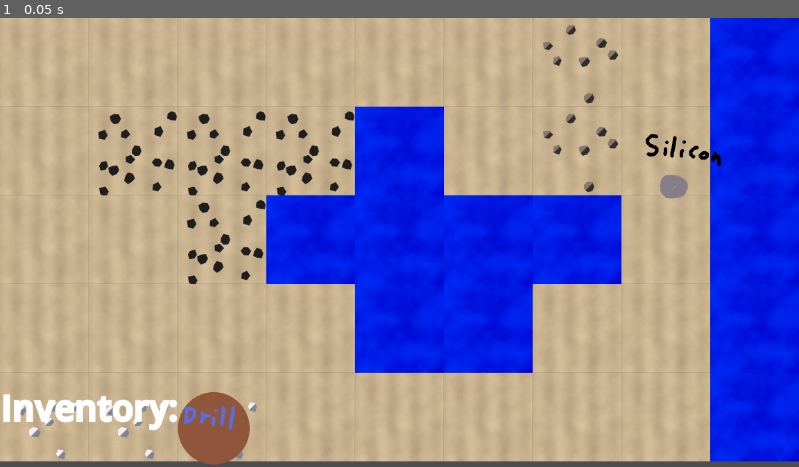
Above: before the commit, frame 1.
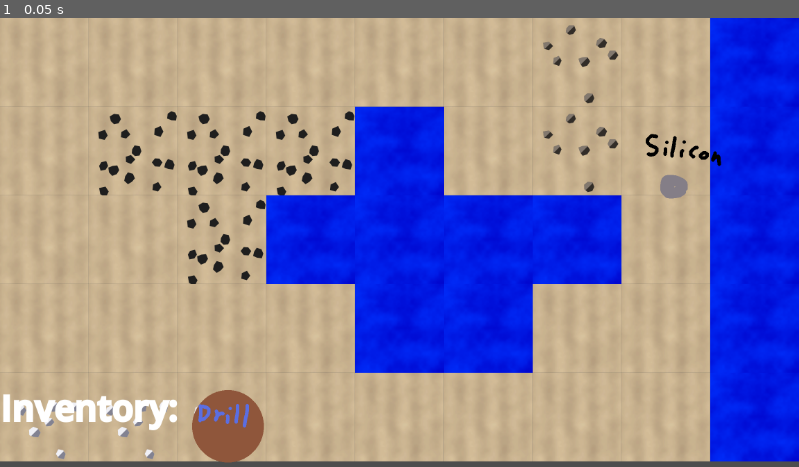
Above: after the commit, the same moment.

Repository: Icewav3/godot-factory-game
Game: Godot game, scene res://Assets/Scenes/main.tscn
The game is run twice, just before and just after one commit, with the same random seed, the same clock (stepped at 60 frames per second) and the same inputs. The engine's default icon, where the game draws it, is replaced by a stand-in: a white triangle on a blue panel in a dark square.
Inputs:
- Up to frame 1 (0.05 s): no input

The runs differ from the first frame. In frame 1, 0.8% of the frame differs, in the area x 22-34%, y 82-100%.

Commit message:
aaaaaaaaaaaaa

Diff:
--- a/Assets/Scenes/Buildables/Drills/BaseDrill.gd
+++ b/Assets/Scenes/Buildables/Drills/BaseExtractor.gd
@@ -1,6 +1,6 @@
-# Drills/BaseDrill.gd
+# Drills/BaseExtractor.gd
 extends Node2D
-class_name BaseDrill
+class_name BaseExtractor
 
 @export var mining_rate: float = 1.0    # Units per extraction cycle (can be used by subclasses)
 @export var fuel_usage: float = 0.5     # Amount of fuel consumed per cycle (can be used by subclasses)
--- /dev/null
+++ b/Assets/Scenes/Buildables/Drills/FreeDrill/BasicDrill.tscn
@@ -0,0 +1,14 @@
+[gd_scene load_steps=4 format=3 uid="uid://dgrh05yb8314g"]
+
+[ext_resource type="Script" uid="uid://ueitu1uilnlt" path="res://Assets/Scenes/Buildables/Drills/FreeDrill/FreeDrill.gd" id="1_uwub3"]
+[ext_resource type="PackedScene" uid="uid://dyefxrc4a8n7a" path="res://Assets/Components/InventoryComponent.tscn" id="2_5u0g0"]
+[ext_resource type="Texture2D" uid="uid://bylqno1jgdhrp" path="res://icon.svg" id="2_xbsg2"]
+
+[node name="BasicDrill" type="Node2D"]
+script = ExtResource("1_uwub3")
+
+[node name="Sprite2D" type="Sprite2D" parent="."]
+texture = ExtResource("2_xbsg2")
+centered = false
+
+[node name="InventoryComponent" parent="." instance=ExtResource("2_5u0g0")]
--- /dev/null
+++ b/Assets/Scenes/Buildables/Drills/FreeDrill/FreeDrill.gd
@@ -0,0 +1,43 @@
+# Drills/FreeDrill/FreeDrill.gd
+extends BaseExtractor
+
+@export var extraction_interval: float = 5.0  # Time in seconds per resource extraction (increased for slow extraction)
+var timer: float = 0.0
+
+func _ready() -> void:
+	super._ready() # Call the parent's _ready() function
+	set_process(true) # Ensure _process is running
+
+func _process(delta: float) -> void:
+	if _is_paused:
+		return  # Don't process if paused
+
+	timer += delta
+	if timer >= extraction_interval:
+		timer = 0.0
+		_extract()
+
+func _extract() -> void:
+	var world = get_parent()
+	var ore_tilemap = world.get_node_or_null("OreLayer")
+	var ground_tilemap = world.get_node_or_null("GroundLayer")
+
+	if not ore_tilemap or not ground_tilemap:
+		print("Error: One or both tilemap layers are missing on " + name + "!")
+		return
+
+	var local_pos = ore_tilemap.to_local(global_position)
+	var cell = ore_tilemap.local_to_map(local_pos)
+
+	var material = _get_material_from_tilemap(ore_tilemap, cell)
+	if not material:
+		material = _get_material_from_tilemap(ground_tilemap, cell)
+
+	if material:
+		inventory.add_resource(material, 1)  # Add extracted material to inventory
+	else:
+		print(name + ": No extractable material found.")
+
+func consume_fuel(fuel_amount: float) -> bool:
+	# This drill doesn't consume fuel, so always return true.
+	return true
--- a/Assets/Scenes/Buildables/Drills/WaterDrill.tscn
+++ /dev/null
@@ -1,14 +0,0 @@
-[gd_scene load_steps=4 format=3 uid="uid://cy68w724iyxdc"]
-
-[ext_resource type="Script" uid="uid://bqfsfi4md2tcf" path="res://Assets/Scenes/Buildables/Drills/WaterDrill.gd" id="1_01uk1"]
-[ext_resource type="Texture2D" uid="uid://b5fjv65005m88" path="res://Assets/Sprites/Placeholder/DrillTemp.png" id="1_3gh2u"]
-[ext_resource type="PackedScene" uid="uid://dyefxrc4a8n7a" path="res://Assets/Components/InventoryComponent.tscn" id="3_2e3go"]
-
-[node name="Drill" type="Node2D"]
-script = ExtResource("1_01uk1")
-
-[node name="Sprite2D" type="Sprite2D" parent="."]
-texture = ExtResource("1_3gh2u")
-centered = false
-
-[node name="InventoryComponent" parent="." instance=ExtResource("3_2e3go")]
--- a/Assets/Scenes/Buildables/Drills/WaterDrill.gd
+++ b/Assets/Scenes/Buildables/Drills/WaterDrill/WaterDrill.gd
@@ -1,5 +1,5 @@
-# Drills/WaterDrill.gd
-extends BaseDrill
+# Drills/WaterDrill/WaterDrill.gd
+extends BaseExtractor
 
 @export var extraction_interval: float = 1.0  # Time in seconds per resource extraction
 var timer: float = 0.0
--- /dev/null
+++ b/Assets/Scenes/Buildables/Drills/WaterDrill/WaterDrill.tscn
@@ -0,0 +1,14 @@
+[gd_scene load_steps=4 format=3 uid="uid://cy68w724iyxdc"]
+
+[ext_resource type="Script" uid="uid://bqfsfi4md2tcf" path="res://Assets/Scenes/Buildables/Drills/WaterDrill/WaterDrill.gd" id="1_70bf1"]
+[ext_resource type="Texture2D" uid="uid://b5fjv65005m88" path="res://Assets/Sprites/Placeholder/DrillTemp.png" id="2_t5kf0"]
+[ext_resource type="PackedScene" uid="uid://dyefxrc4a8n7a" path="res://Assets/Components/InventoryComponent.tscn" id="3_d5yfi"]
+
+[node name="WaterDrill" type="Node2D"]
+script = ExtResource("1_70bf1")
+
+[node name="Sprite2D" type="Sprite2D" parent="."]
+texture = ExtResource("2_t5kf0")
+centered = false
+
+[node name="InventoryComponent" parent="." instance=ExtResource("3_d5yfi")]
--- a/Assets/Scenes/Buildables/Factories/BaseFactory.gd
+++ b/Assets/Scenes/Buildables/Factories/BaseFactory.gd
@@ -23,6 +23,9 @@
 		if timer >= production_interval:
 			timer = 0.0
 			_produce()
+	else:
+		# Reset timer
+		timer = production_interval
 
 func _produce():
 	# Base method, should be overridden by child classes.
--- /dev/null
+++ b/Assets/Scenes/Units/TransportDrone/TransportDrone.tscn
@@ -0,0 +1,3 @@
+[gd_scene format=3 uid="uid://caf24fhflcw5t"]
+
+[node name="TransportDrone" type="Node2D"]
--- a/Assets/Scenes/world.tscn
+++ b/Assets/Scenes/world.tscn
@@ -1,12 +1,10 @@
-[gd_scene load_steps=8 format=4 uid="uid://cmw5ja41ykeup"]
+[gd_scene load_steps=6 format=4 uid="uid://cmw5ja41ykeup"]
 
 [ext_resource type="TileSet" uid="uid://c4yubo5d476u2" path="res://Assets/TileSets/Map/WorldTileSet.tres" id="1_jaky0"]
 [ext_resource type="TileSet" uid="uid://5t7sfv0o680x" path="res://Assets/TileSets/RawMaterials/OreTileSet.tres" id="2_vost8"]
-[ext_resource type="PackedScene" uid="uid://cy68w724iyxdc" path="res://Assets/Scenes/Buildables/Drills/WaterDrill.tscn" id="3_15aau"]
+[ext_resource type="PackedScene" uid="uid://cy68w724iyxdc" path="res://Assets/Scenes/Buildables/Drills/WaterDrill/WaterDrill.tscn" id="3_15aau"]
 [ext_resource type="PackedScene" uid="uid://barjdg1ko4no0" path="res://Assets/Scenes/Buildables/Factories/SiliconFactory.tscn" id="4_q4606"]
-[ext_resource type="Script" uid="uid://bgf5vwhivy2w6" path="res://Assets/Scripts/Materials/MaterialData.gd" id="5_31mi3"]
-[ext_resource type="Resource" uid="uid://dsjv2xdkoow8t" path="res://Assets/Scripts/Materials/Quartz.tres" id="6_44f6d"]
-[ext_resource type="Resource" uid="uid://b4f63fginmdab" path="res://Assets/Scripts/Materials/Sand.tres" id="7_0uscc"]
+[ext_resource type="PackedScene" uid="uid://dgrh05yb8314g" path="res://Assets/Scenes/Buildables/Drills/FreeDrill/BasicDrill.tscn" id="5_dv8ie"]
 
 [node name="World" type="Node2D"]
 
@@ -20,15 +18,14 @@
 tile_set = ExtResource("2_vost8")
 collision_enabled = false
 
-[node name="Drill" parent="." instance=ExtResource("3_15aau")]
-position = Vector2(2771, 441)
-
-[node name="Drill2" parent="." instance=ExtResource("3_15aau")]
-position = Vector2(480, 1048)
-
 [node name="SiliconFactory" parent="." instance=ExtResource("4_q4606")]
 position = Vector2(1831, 300)
-required_resources = Dictionary[ExtResource("5_31mi3"), int]({
-ExtResource("6_44f6d"): 1,
-ExtResource("7_0uscc"): 1
-})
+
+[node name="BasicDrill" parent="." instance=ExtResource("5_dv8ie")]
+position = Vector2(2683, 852)
+
+[node name="WaterDrill" parent="." instance=ExtResource("3_15aau")]
+position = Vector2(2852, 487)
+
+[node name="WaterDrill2" parent="." instance=ExtResource("3_15aau")]
+position = Vector2(521, 1042)
Renamed: Assets/Scenes/Buildables/Drills/BaseDrill.gd.uid -> Assets/Scenes/Buildables/Drills/BaseExtractor.gd.uid
Not shown, added: Assets/Scenes/Buildables/Drills/FreeDrill/FreeDrill.gd.uid
Renamed: Assets/Scenes/Buildables/Drills/WaterDrill.gd.uid -> Assets/Scenes/Buildables/Drills/WaterDrill/WaterDrill.gd.uid
